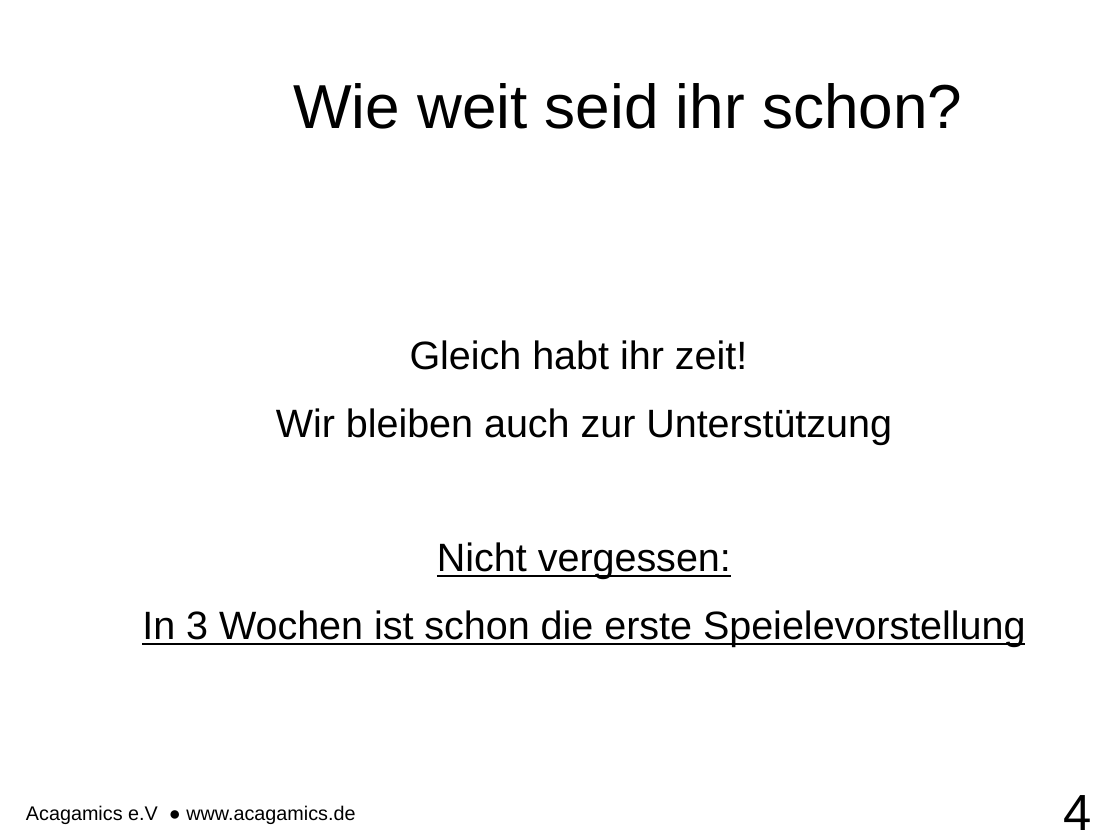
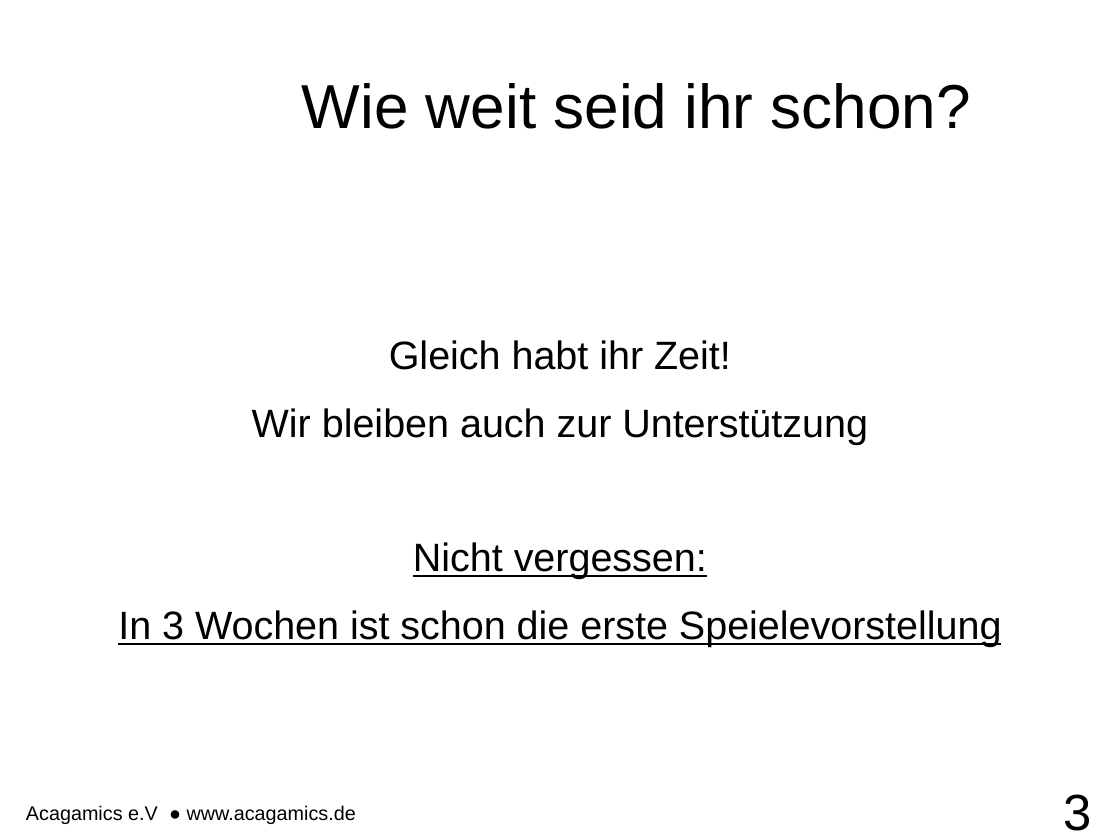
Before and after one commit to endert/Intro2D, a slide deck: slide 3 of 3. Vorlesung 03.11.14/3. Vorstellung.odp (slide 4 before the commit). Drawn at 1120x840 pixels with LibreOffice and Linux fonts; fonts in the diff are those of the drawing; background and template pictures are left out. Boxes give left, top, right and bottom in pixels: in the first picture for what was removed or moved away, otherwise in the second. Text is boxed around its words. In the diff, an @@ line names an element or a change of style, - is before the commit and + after.

```diff
--- a/3. Vorlesung 03.11.14/3. Vorstellung.odp
+++ b/3. Vorlesung 03.11.14/3. Vorstellung.odp
@@ title "Wie weit seid ihr schon?": place and size @@
-title "Wie weit seid ihr schon?" at bbox=[293, 83, 962, 129]
+title "Wie weit seid ihr schon?" at bbox=[302, 83, 971, 129]
@@ text at bbox=[389, 340, 731, 370]: text changed @@
-Gleich habt ihr zeit!
+Gleich habt ihr Zeit!
@@ text at bbox=[118, 408, 1002, 647]: indent changed @@
@@ page number at bbox=[1064, 794, 1092, 831]: text changed @@
-4
+3
```
Also in this commit, not shown: 4 other slides changed, 1 slide added, 2 slides removed, 1 other file.
